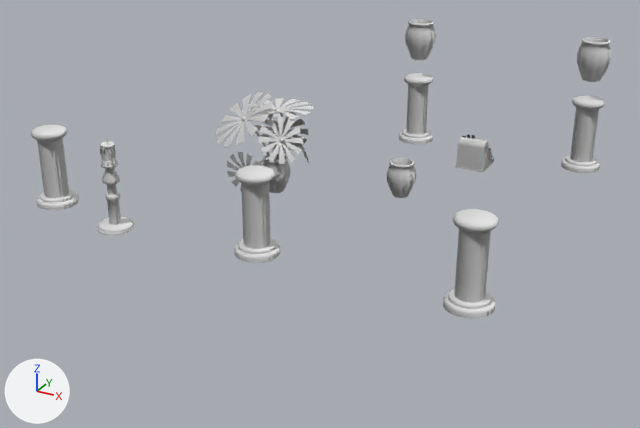
What one commit did to the glTF model www/models/lba2/iso_scenes/40.glb.
One viewpoint serves both versions: a 50 mm lens placed at (17.38, -26.54, 10.8), pointed at (6.48, -6.73, 0.9). The axes (+X, +Y, +Z) are drawn at lower left. The lights are the same throughout. Materials are left out; every surface is plain grey. Where no turn or scale is listed for an object, it has been applied to the vertices. Vertices at the same position are counted once.

The older version as bpy lines, for what is in view:
```python
me_mesh_0 = bpy.data.meshes.new('Mesh_0')
me_mesh_0.from_pydata(...)  # 5366 vertices, 10123 faces; spans x 0.98..13.02, y -12.02..-1.98, z 0.5..5.58
me_mesh_0.materials.append(mat_material_0)
me_mesh_1 = bpy.data.meshes.new('Mesh_1')
me_mesh_1.from_pydata(...)  # 360 vertices, 480 faces; spans x 1.2..12.8, y -11.8..-2.2, z 2.15..3.73
me_mesh_1.materials.append(mat_material_1)
ob_colored = bpy.data.objects.new('colored', me_mesh_0)
ob_colored.location = (0.0, 0.0, 0.0)
ob_textured_194fdb50 = bpy.data.objects.new('textured_194fdb50', me_mesh_1)
ob_textured_194fdb50.location = (0.0, 0.0, 0.0)
```
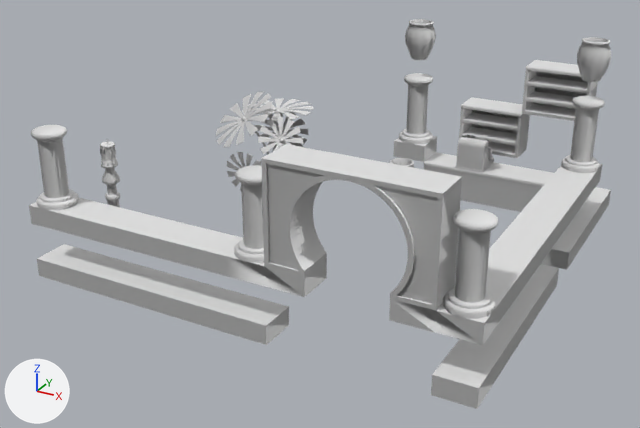
The change, as a list of edits to the scene's bpy script:
```text
Change me_mesh_0:
    used by ob_colored; location = (0.0, 0.0, 0.0)
    remove me_mesh_0.from_pydata(...)  # 5366 vertices, 10123 faces; spans x 0.98..13.02, y -12.02..-1.98, z 0.5..5.58
    add me_mesh_0.from_pydata(...)  # 6335 vertices, 11817 faces; spans x 0.98..13.02, y -12.02..1.02, z 0.5..5.58
    me_mesh_0 part 1: a new loose piece of 185 vertices spanning x 8.0..12.0, y -3.02..-1.98, z 0.5..1.5
    me_mesh_0 part 2: a new loose piece of 158 vertices spanning x 8.0..12.0, y -12.0..-11.95, z 2.0..4.5
    me_mesh_0 part 3: a new loose piece of 138 vertices spanning x 8.0..10.0, y -0.02..1.02, z 1.0..2.5
    me_mesh_0 part 4: a new loose piece of 138 vertices spanning x 10.0..12.0, y -0.02..1.02, z 2.5..4.0
    me_mesh_0 part 5: 4 vertices moved from x 3.81..4.37, y -5.18..-4.68, z 0.79..1.53 to x 3.88..4.33, y -5.29..-4.8, z 0.5..1.53; 71 vertices removed from x 3.62..4.4, y -5.4..-4.62, z 0.5..1.58; 119 vertices added at x 3.64..4.41, y -5.41..-4.64, z 0.5..1.58
    me_mesh_0 part 6: 1 vertex moved from x 7.36, y -3.26, z 1.44 to x 7.37, y -3.27, z 1.44; 59 vertices removed from x 7.13..7.87, y -3.87..-3.13, z 1.44..1.58; 107 vertices added at x 7.14..7.86, y -3.86..-3.14, z 1.44..1.58
Add me_mesh_4:
    me_mesh_4.from_pydata(...)  # 186 vertices, 248 faces; spans x 8.0..12.0, y -12.0..-11.0, z 2.0..4.5
Add me_mesh_3:
    me_mesh_3.from_pydata(...)  # 96 vertices, 88 faces; spans x 8.1..11.9, y -11.95..-11.05, z 2.1..4.4
Add me_mesh_1_1:
    me_mesh_1_1.from_pydata(...)  # 176 vertices, 456 faces; spans x 1.0..13.0, y -12.0..0.0, z 0.0..2.0
Add ob_textured_5ee4a96a:
    ob_textured_5ee4a96a = bpy.data.objects.new('textured_5ee4a96a', me_mesh_4)
    ob_textured_5ee4a96a.location = (0.0, 0.0, 0.0)
Add ob_textured_6420b12:
    ob_textured_6420b12 = bpy.data.objects.new('textured_6420b12', me_mesh_3)
    ob_textured_6420b12.location = (0.0, 0.0, 0.0)
Add ob_textured_5cbf336:
    ob_textured_5cbf336 = bpy.data.objects.new('textured_5cbf336', me_mesh_1_1)
    ob_textured_5cbf336.location = (0.0, 0.0, 0.0)
```

Boxes (x1, y1, x2, y2) around the edits, measured in the pictures (640 x 428 px; the box of a moved part takes in the faces that stretch with it):
'textured_5cbf336', added
    after: (29, 136, 611, 409)
'textured_5ee4a96a', added
    after: (262, 144, 462, 310)
'textured_6420b12', added
    after: (267, 164, 438, 304)
part 1 of me_mesh_0, added
    after: (424, 152, 554, 212)
part 2 of me_mesh_0, added
    after: (261, 158, 443, 310)
part 3 of me_mesh_0, added
    after: (459, 97, 530, 158)
part 4 of me_mesh_0, added
    after: (522, 60, 598, 121)
part 5 of me_mesh_0, moved or reshaped (not visible afterwards)
    before: (262, 154, 289, 193)
part 6 of me_mesh_0, moved or reshaped
    before: (388, 158, 415, 174)
    after: (390, 158, 415, 168)
